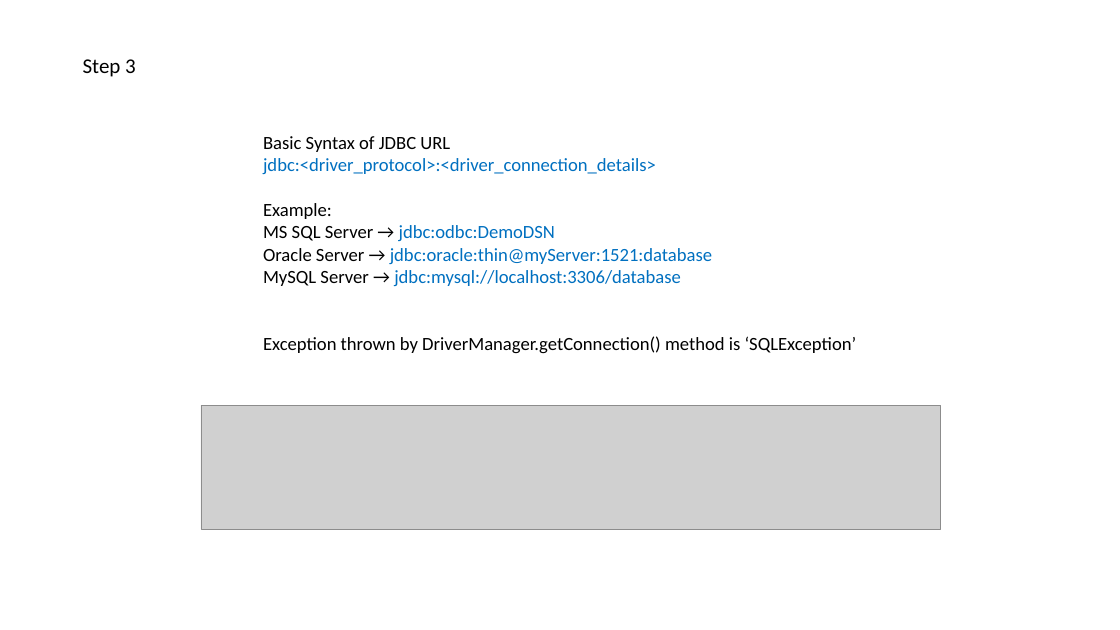
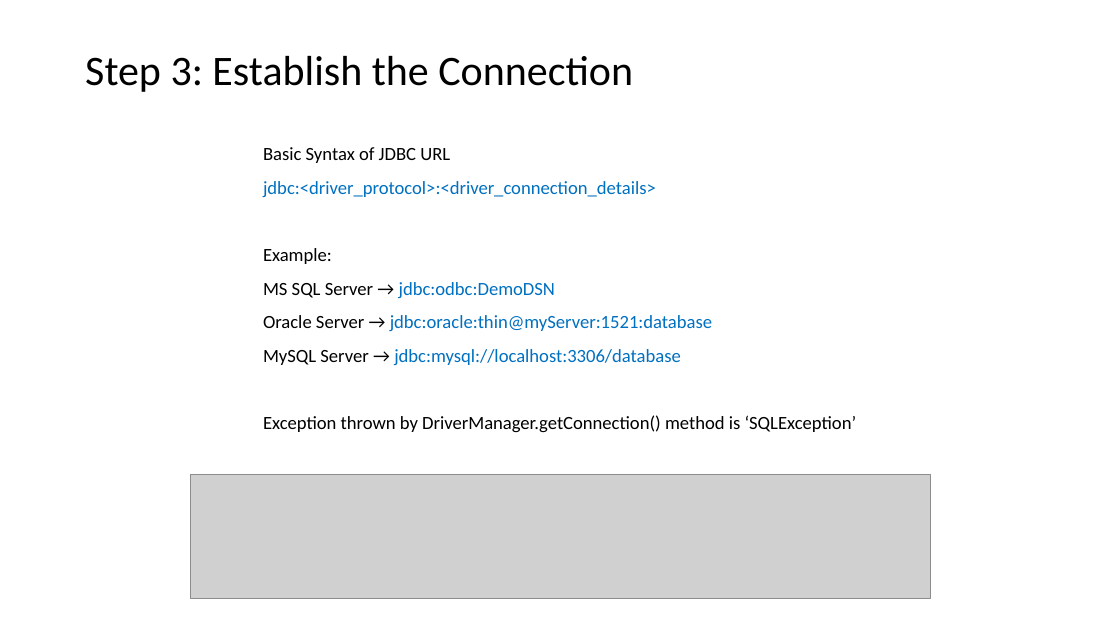
Before and after one commit to psp2108/JDBC_demo, a slide deck: slide 7 of JDBC_PPT/JDBC.pptx. Drawn at 1120x630 pixels with LibreOffice and Linux fonts; fonts in the diff are those of the drawing; grey boxes stand for pictures. Boxes give left, top, right and bottom in pixels: in the first picture for what was removed or moved away, otherwise in the second. Text is boxed around its words. In the diff, an @@ line names an element or a change of style, - is before the commit and + after.

```diff
--- a/JDBC_PPT/JDBC.pptx
+++ b/JDBC_PPT/JDBC.pptx
@@ text at <box>85,56,633,92</box>: text changed; size 18 to 36 pt @@
-Step 3
+Step 3: Establish the Connection
@@ text "Basic Syntax of JDBC URL" at <box>263,147,857,433</box>: line spacing 1 to 1.5 @@
@@ picture: place and size @@
-picture at <box>201,405,941,528</box>
+picture at <box>190,475,930,598</box>
```
Also in this commit, not shown: 11 other slides changed, 4 slides added, 3 slides removed.
